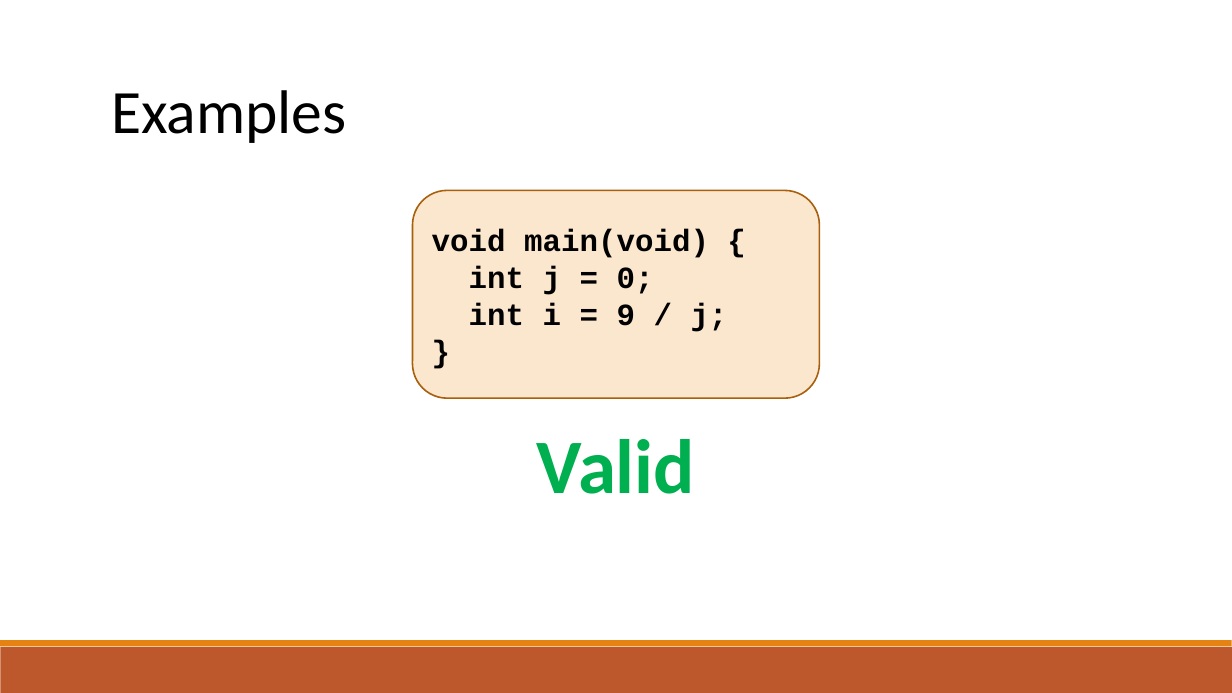
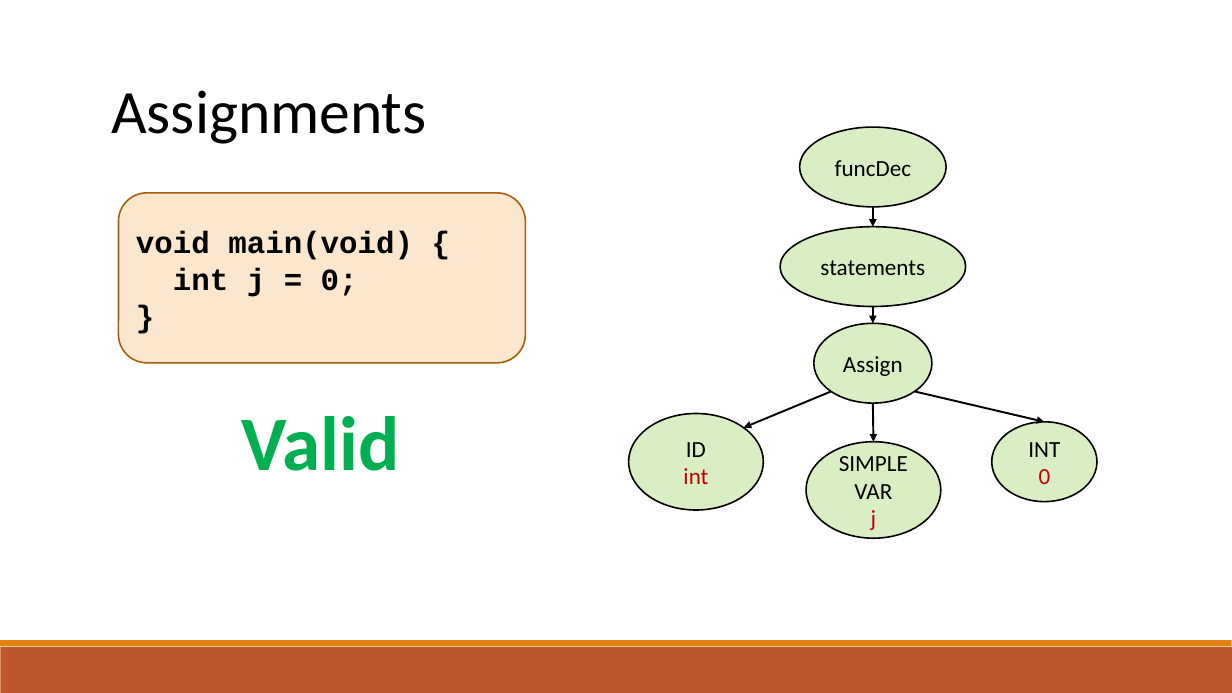
Before and after one commit to raghadzeidan/COMPILATION_TAU_FOR_STUDENTS, a slide deck: slide 3 of new_slides/semantic.pptx (slide 14 before the commit). Drawn at 1232x693 pixels with LibreOffice and Linux fonts; fonts in the diff are those of the drawing. Boxes give left, top, right and bottom in pixels: in the first picture for what was removed or moved away, otherwise in the second. Text is boxed around its words. In the diff, an @@ line names an element or a change of style, - is before the commit and + after.

```diff
--- a/new_slides/semantic.pptx
+++ b/new_slides/semantic.pptx
@@ text at (111,90,426,144): text changed @@
-Examples
+Assignments
@@ ellipse added at (799,128,946,207), fill #92D050 at 34% opacity, outline #000000 1.25 pt, 18 pt, text #000000 @@
+funcDec
@@ rounded rectangle "void main(void) {": place and size @@
-rounded rectangle "void main(void) {" at (412,190,819,398)
+rounded rectangle "void main(void) {" at (118,193,525,363)
@@ arrow added from (873, 207) to (873, 226), #000000 1.5 pt @@
@@ ellipse added at (780,226,966,306), fill #92D050 at 34% opacity, outline #000000 1.25 pt, 18 pt, text #000000 @@
+statements
@@ text in rounded rectangle at (469,302,728,332): paragraph removed @@
-int i = 9 / j;
@@ ellipse added at (814,323,933,403), fill #92D050 at 34% opacity, outline #000000 1.25 pt, 18 pt, text #000000 @@
+Assign
@@ arrow added from (873, 307) to (873, 323), #000000 1.5 pt @@
@@ text "Valid": place and size @@
-text "Valid" at (537,439,695,494)
+text "Valid" at (241,416,399,471)
@@ ellipse added at (628,414,763,510), fill #92D050 at 34% opacity, outline #000000 1.25 pt, 18 pt, text #C00000 @@
+ID
+int
@@ arrow added from (831, 392) to (744, 428), #000000 1.5 pt @@
@@ arrow added from (873, 403) to (873, 442), #000000 1.5 pt @@
@@ arrow added from (915, 392) to (1044, 422), #000000 1.5 pt @@
@@ ellipse added at (806,442,941,538), fill #92D050 at 34% opacity, outline #000000 1.25 pt, 18 pt, text #000000 @@
+SIMPLE
+VAR
+j
@@ ellipse added at (992,422,1097,502), fill #92D050 at 34% opacity, outline #000000 1.25 pt, 18 pt, text #000000 @@
+INT
+0
```
Also in this commit, not shown: 16 slides added, 48 slides removed, 1 other file.
